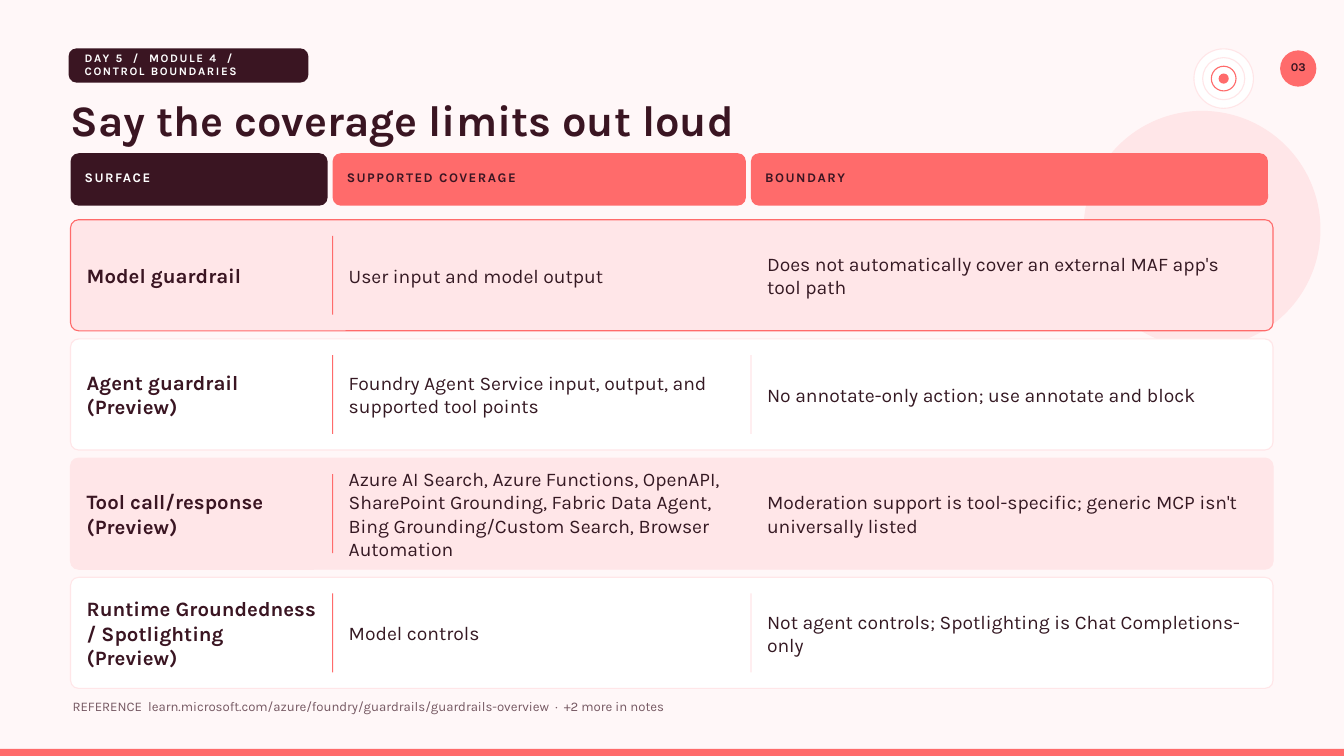
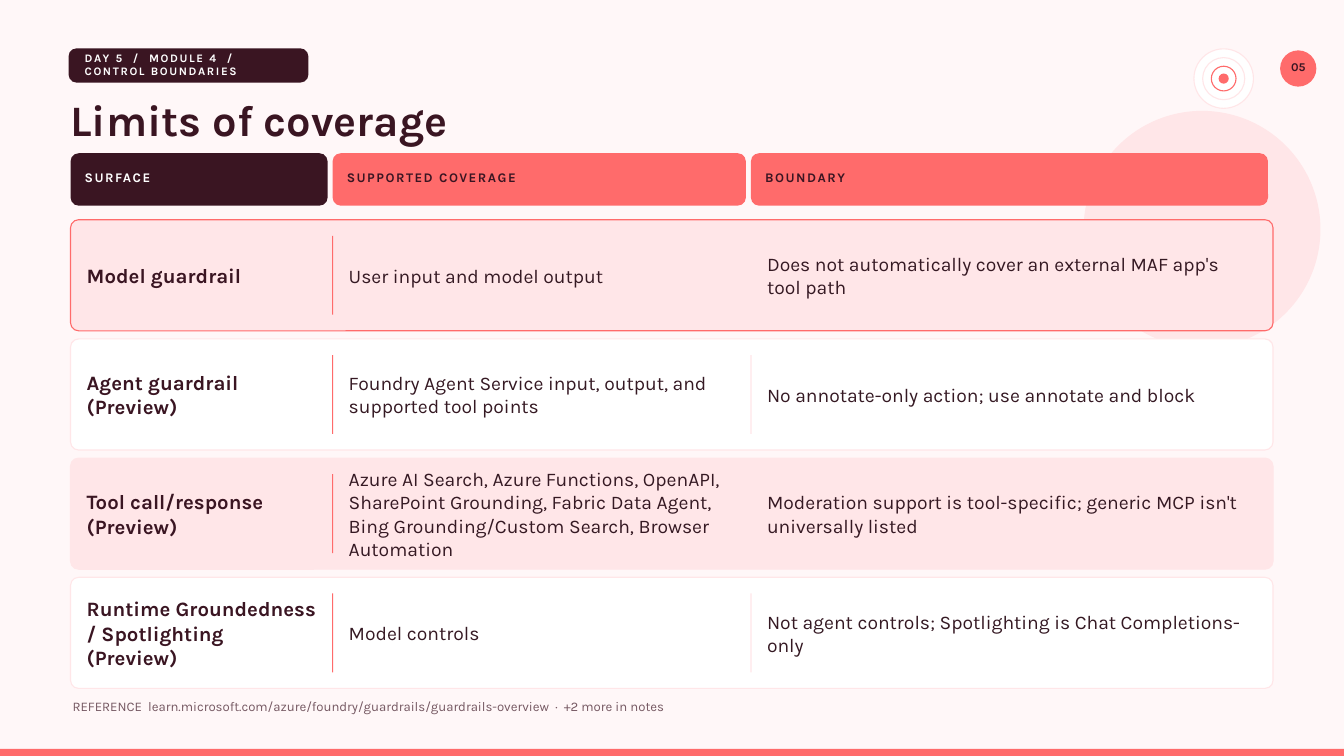
Before and after one commit to JimPiquant/Building-AI-Apps-and-Agents, a slide deck: slide 5 of decks/day5/module-4-responsible-ai.pptx (slide 3 before the commit). Drawn at 1344x756 pixels with LibreOffice and Linux fonts; fonts in the diff are those of the drawing. Boxes give left, top, right and bottom in pixels: in the first picture for what was removed or moved away, otherwise in the second. Text is boxed around its words. In the diff, an @@ line names an element or a change of style, - is before the commit and + after.

```diff
--- a/decks/day5/module-4-responsible-ai.pptx
+++ b/decks/day5/module-4-responsible-ai.pptx
@@ text at (x1=1291, y1=63, x2=1305, y2=71): text changed @@
-03
+05
@@ text at (x1=71, y1=105, x2=448, y2=147): text changed @@
-Say the coverage limits out loud
+Limits of coverage
```
Also in this commit, not shown: 5 other slides changed, 2 slides added, 11 other files.
